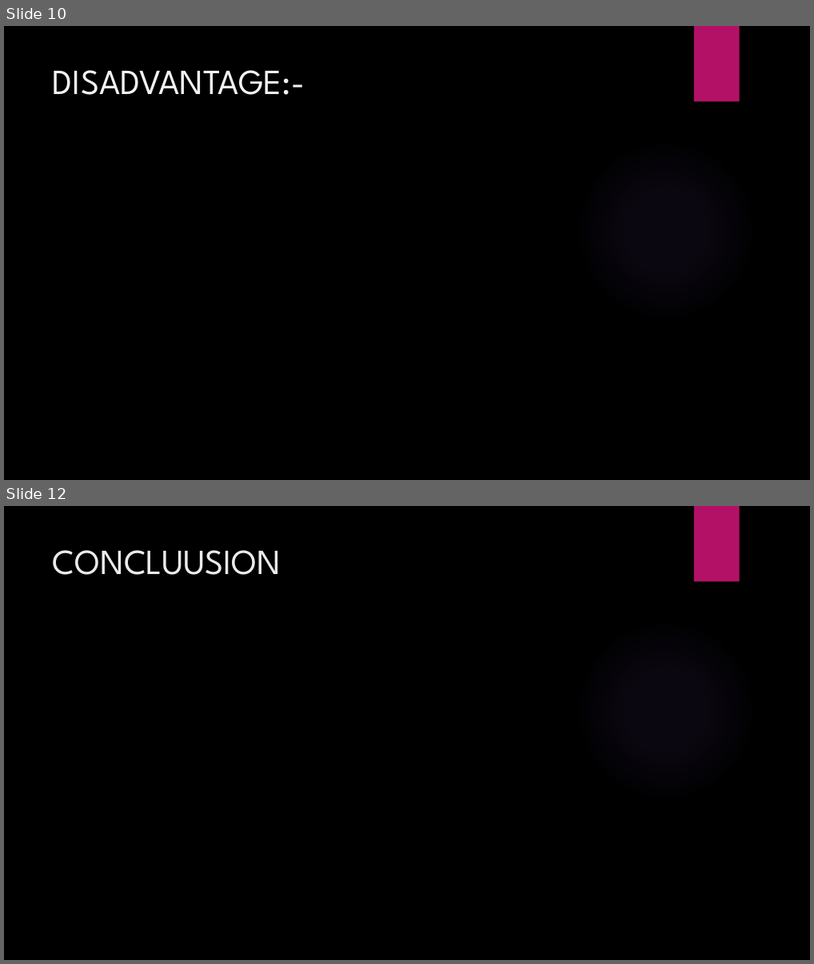
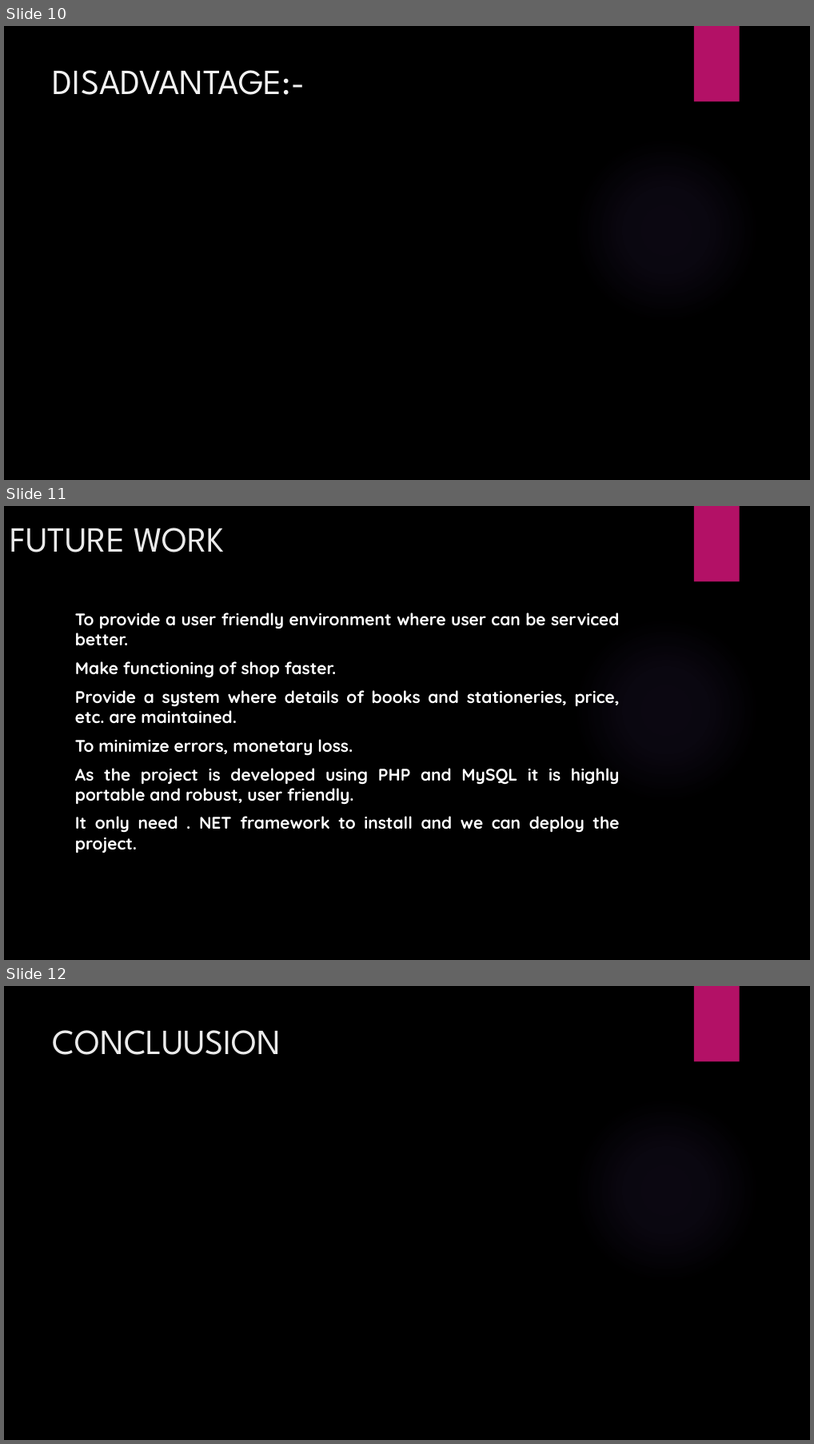
Before and after one commit to basudev786/Homebase, a slide deck: New Microsoft PowerPoint Presentation.pptx. Shown one above the other, each under a label of ours: slides 10 and 12 before the commit, slides 10, 11 and 12 after it; the slides between them are not shown. The pictures are 814x964 and 814x1444 pixels, drawn with LibreOffice and Linux fonts; fonts in the diff are those of the drawing; background and template pictures are left out. Boxes give left, top, right and bottom in pixels: in the first picture for what was removed or moved away, otherwise in the second. Text is boxed around its words. In the diff, an @@ line names an element or a change of style, - is before the commit and + after.

```diff
--- a/New Microsoft PowerPoint Presentation.pptx
+++ b/New Microsoft PowerPoint Presentation.pptx
@@ slide 11 added at (4, 506, 810, 960), background picture (left out); not listed: 2 template elements that a slide beside it also shows @@
@@ title added at (10, 528, 225, 552), 42 pt, text #EBEBEB @@
+FUTURE WORK
@@ text added at (75, 612, 620, 852), 20 pt, text #FFFFFF, bold @@
+➢ To provide a user friendly environment where user can be serviced better.
+➢ Make functioning of shop faster.
+➢ Provide a system where details of books and stationeries, price, etc. are maintained.
+➢ To minimize errors, monetary loss.
+➢ As the project is developed using PHP and MySQL it is highly portable and robust, user friendly.
+➢ It only need . NET framework to install and we can deploy the project.
```
Also in this commit, not shown: 3 slides changed, 1 other slide added, 2 slides removed.
